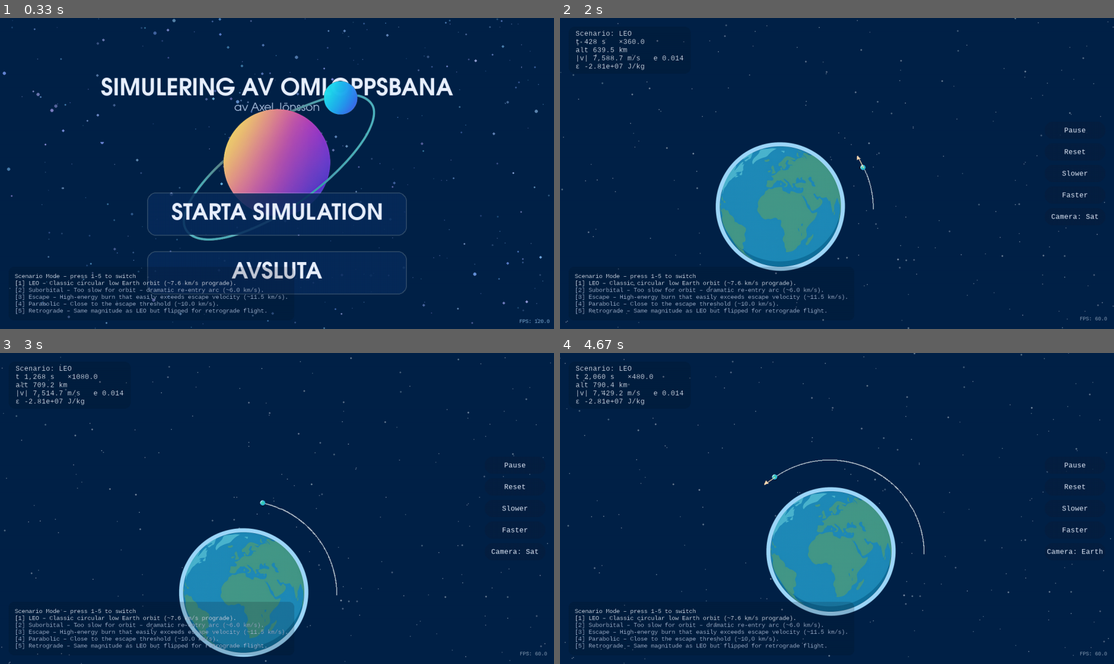
Above: before the commit, frames 1-4 (two rows, left to right).
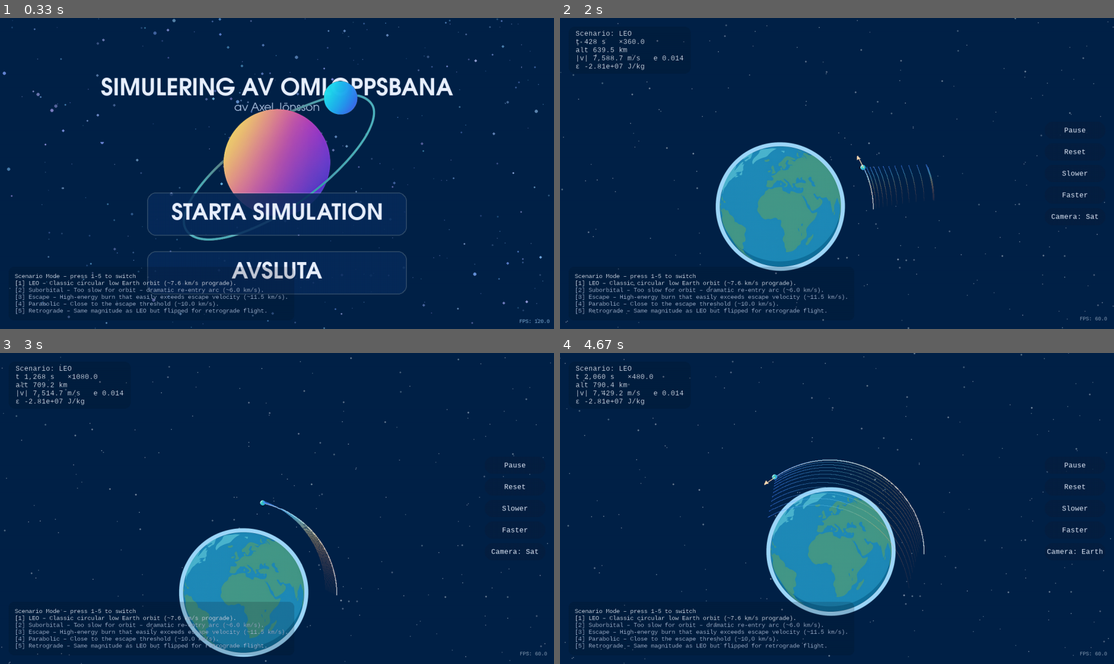
Above: after the commit, the same moments.

Repository: askel-dev/gymnasiearbete-omloppsbana
Game: pygame game, started from src/orbit_pygame.py
Same seed, same stepped clock (60 frames per second), same inputs: the game is played once before the commit and once after it.
Inputs (mouse positions are in pixels of both pictures, inside the frame that each line leads up to):
- Up to frame 1 (0.33 s): no input
- Up to frame 2 (2 s): press the mouse at (837, 213) at 0.37 s; move the mouse to (842, 238) at 0.47 s; release the mouse at (853, 263) at 0.6 s; tap F at 0.67, 1.73 s; press the mouse at (837, 213) at 1.03 s; move the mouse to (859, 226) at 1.13 s; release the mouse at (875, 238) at 1.27 s; press the mouse at (1075, 217) at 1.37 s; move the mouse to (997, 173) at 1.47 s; release the mouse at (925, 129) at 1.6 s; hold Right from 1.67 s (still down); tap C at 1.82 s
- Up to frame 3 (3 s): tap F at 2.03, 2.23, 2.57, 2.87 s; release Right at 2.13 s; hold Up 2.17-2.47 s; tap V at 2.32 s; hold Right 2.5-2.97 s
- Up to frame 4 (4.67 s): hold Left 3-3.53 s; tap F at 3.07, 3.37, 3.63, 3.97, 4.27, 4.4 s; tap C at 3.15, 4.48 s; hold Down 3.57-3.87 s; tap V at 3.72 s; hold Left 3.9-4.3 s; hold Up from 4.33 s (still down)

Frame 1 is identical in both runs. In frame 2, 0.2% of the frame differs, in the area x 54-68%, y 47-61%; in frame 3, 0.3%; in frame 4, 0.7%, in the area x 37-65%, y 34-74%.

Commit message:
Add smooth fading orbit trail

Diff:
--- a/src/orbit_pygame.py
+++ b/src/orbit_pygame.py
@@ -11,6 +11,7 @@
 from collections import deque
 from dataclasses import dataclass
 from functools import lru_cache
+from itertools import islice
 
 from logging_utils import RunLogger
 
@@ -653,6 +654,19 @@
 ORBIT_PRIMARY_COLOR = (255, 255, 255, 180)
 ORBIT_SECONDARY_COLOR = (220, 236, 255, 140)
 ORBIT_LINE_WIDTH = 2
+TRAIL_MAX_LENGTH = 4000
+TRAIL_DRAW_MAX = 1800
+TRAIL_TEMPORAL_FADE_ALPHA = 250
+TRAIL_MIN_ALPHA = 25
+TRAIL_MAX_ALPHA = 200
+TRAIL_NEWEST_THICKNESS = 2
+TRAIL_OLDEST_THICKNESS = 1
+TRAIL_COLOR_STOPS: tuple[tuple[float, tuple[int, int, int]], ...] = (
+    (0.0, (72, 132, 255)),
+    (0.45, (120, 224, 255)),
+    (0.75, (255, 204, 128)),
+    (1.0, (255, 120, 90)),
+)
 VEL_ARROW_COLOR = (255, 220, 180)
 VEL_ARROW_SCALE = 0.004
 VEL_ARROW_MIN_PIXELS = 0
@@ -815,6 +829,23 @@
     return max(lo, min(hi, val))
 
 
+def gradient_color(t: float) -> tuple[int, int, int]:
+    if not TRAIL_COLOR_STOPS:
+        raise ValueError("TRAIL_COLOR_STOPS must contain at least one stop")
+
+    t = clamp(t, 0.0, 1.0)
+    for idx in range(1, len(TRAIL_COLOR_STOPS)):
+        prev_t, prev_color = TRAIL_COLOR_STOPS[idx - 1]
+        stop_t, stop_color = TRAIL_COLOR_STOPS[idx]
+        if t <= stop_t:
+            span = stop_t - prev_t
+            if span <= 0.0:
+                return stop_color
+            local_t = (t - prev_t) / span
+            return _lerp_color(prev_color, stop_color, local_t)
+    return TRAIL_COLOR_STOPS[-1][1]
+
+
 def compute_satellite_radius(r_magnitude: float) -> int:
     altitude = max(0.0, r_magnitude - EARTH_RADIUS)
     scale = 1.0 + clamp(altitude / 20_000_000.0, 0.0, 0.2)
@@ -834,6 +865,56 @@
     else:
         pygame.draw.lines(surface, color, False, points, width)
         pygame.draw.aalines(surface, color, False, points)
+
+
+def draw_satellite_trail(
+    surface: pygame.Surface,
+    trail_points: "deque[tuple[float, float, float]]",
+    *,
+    ppm: float,
+    camera_center: tuple[float, float],
+    max_draw: int = TRAIL_DRAW_MAX,
+) -> None:
+    if len(trail_points) < 2:
+        return
+
+    total = len(trail_points)
+    if total > max_draw:
+        step = max(1, math.ceil(total / max_draw))
+        sampled = list(islice(trail_points, 0, total, step))
+        last_point = trail_points[-1]
+        if sampled[-1] != last_point:
+            sampled.append(last_point)
+    else:
+        sampled = list(trail_points)
+
+    if len(sampled) < 2:
+        return
+
+    speeds = [point[2] for point in sampled]
+    vmin = min(speeds)
+    vmax = max(speeds)
+    dv = vmax - vmin if vmax > vmin else 1.0
+
+    px_prev = world_to_screen(sampled[0][0], sampled[0][1], ppm, camera_center)
+    n_segments = len(sampled) - 1
+    for idx in range(1, len(sampled)):
+        x, y, speed = sampled[idx]
+        px_curr = world_to_screen(x, y, ppm, camera_center)
+        u = (speed - vmin) / dv
+        rgb = gradient_color(u)
+        progress = idx / n_segments if n_segments > 0 else 1.0
+        alpha = int(progress * (TRAIL_MAX_ALPHA - TRAIL_MIN_ALPHA) + TRAIL_MIN_ALPHA)
+        thickness = max(
+            TRAIL_OLDEST_THICKNESS,
+            int(
+                progress
+                * (TRAIL_NEWEST_THICKNESS - TRAIL_OLDEST_THICKNESS)
+                + TRAIL_OLDEST_THICKNESS
+            ),
+        )
+        pygame.draw.line(surface, (*rgb, alpha), px_prev, px_curr, thickness)
+        px_prev = px_curr
 
 
 def downsample_points(
@@ -995,6 +1076,7 @@
     orbit_layer = pygame.Surface(overlay_size, pygame.SRCALPHA)
     label_layer = pygame.Surface(overlay_size, pygame.SRCALPHA)
     grid_surface = pygame.Surface(overlay_size, pygame.SRCALPHA)
+    trail_surf = pygame.Surface(overlay_size, pygame.SRCALPHA)
 
     clock = pygame.time.Clock()
     font = pygame.font.SysFont("consolas", 18)
@@ -1080,6 +1162,8 @@
     subtitle_font_size = max(26, int(min_dimension * 0.032))
 
     background_color = BACKGROUND_COLOR
+    use_smooth_fade = True
+    show_trail = True
     menu_parallax_layers = generate_menu_parallax_layers(WIDTH, HEIGHT)
     menu_mouse_offset = [0.0, 0.0]
     menu_last_time = time.perf_counter()
@@ -1188,6 +1272,7 @@
 
     orbit_prediction_period: float | None = None
     orbit_prediction_points: list[tuple[float, float]] = []
+    trail: deque[tuple[float, float, float]] = deque(maxlen=TRAIL_MAX_LENGTH)
 
     orbit_markers: deque[tuple[str, float, float, float]] = deque(maxlen=20)
     pinned_markers: dict[str, tuple[float, float, float]] = {}
@@ -1250,6 +1335,8 @@
         prev_dr = None
         impact_logged = False
         escape_logged = False
+        trail.clear()
+        trail_surf.fill((0, 0, 0, 0))
         orbit_markers.clear()
         pinned_markers.clear()
         pin_feedback_text = None
@@ -1270,6 +1357,7 @@
         atmosphere_warning_end_time = 0.0
         atmosphere_logged = False
         CURRENT_HUD_ALPHA = float(HUD_TEXT_ALPHA_BASE)
+        trail.append((float(r[0]), float(r[1]), float(np.linalg.norm(v))))
 
     state = "menu"
     escape_radius_limit = ESCAPE_RADIUS_FACTOR * float(np.linalg.norm(R0))
@@ -1526,6 +1614,7 @@
             orbit_layer = pygame.Surface(overlay_size, pygame.SRCALPHA)
             label_layer = pygame.Surface(overlay_size, pygame.SRCALPHA)
             grid_surface = pygame.Surface(overlay_size, pygame.SRCALPHA)
+            trail_surf = pygame.Surface(overlay_size, pygame.SRCALPHA)
 
         orbit_layer.fill((0, 0, 0, 0))
         label_layer.fill((0, 0, 0, 0))
@@ -1533,6 +1622,16 @@
             grid_surface.fill((0, 0, 0, 0))
         orbit_drawn = False
         labels_drawn = False
+        if show_trail:
+            if use_smooth_fade:
+                trail_surf.fill(
+                    (255, 255, 255, TRAIL_TEMPORAL_FADE_ALPHA),
+                    special_flags=pygame.BLEND_RGBA_MULT,
+                )
+            else:
+                trail_surf.fill((0, 0, 0, 0))
+        else:
+            trail_surf.fill((0, 0, 0, 0))
         # --- Input ---
         for event in pygame.event.get():
             if event.type == pygame.QUIT:
@@ -1582,6 +1681,9 @@
                         toggle_camera()
                     elif event.key == pygame.K_v:
                         show_velocity_arrow = not show_velocity_arrow
+                    elif event.key == pygame.K_f:
+                        use_smooth_fade = not use_smooth_fade
+                        trail_surf.fill((0, 0, 0, 0))
             elif event.type == pygame.MOUSEBUTTONDOWN:
                 if event.button == 1 and state == "running":
                     if not is_over_button(event.pos):
@@ -1746,6 +1848,7 @@
                     refresh_pinned_marker(event_type)
 
                 vmag = float(np.linalg.norm(v))
+                trail.append((float(r[0]), float(r[1]), vmag))
                 eps = float(energy_specific(r, v))
                 e_val = float(eccentricity(r, v))
                 impact_triggered = not impact_logged and rmag <= EARTH_RADIUS
@@ -1924,6 +2027,14 @@
             earth_screen_pos,
             earth_radius_px,
         )
+
+        if show_trail and len(trail) >= 2:
+            draw_satellite_trail(
+                trail_surf,
+                trail,
+                ppm=ppm,
+                camera_center=camera_center_tuple,
+            )
 
         if impact_info is not None and shock_ring_start is not None:
             elapsed_ring = now_time - shock_ring_start
@@ -1971,6 +2082,9 @@
         if heating_intensity > 0.0:
             draw_heating_glow(screen, sat_pos, sat_radius_px, heating_intensity)
         draw_satellite(screen, sat_pos, earth_screen_pos, sat_radius_px)
+
+        if show_trail:
+            screen.blit(trail_surf, (0, 0))
 
         if show_velocity_arrow:
             vx, vy = float(v[0]), float(v[1])
